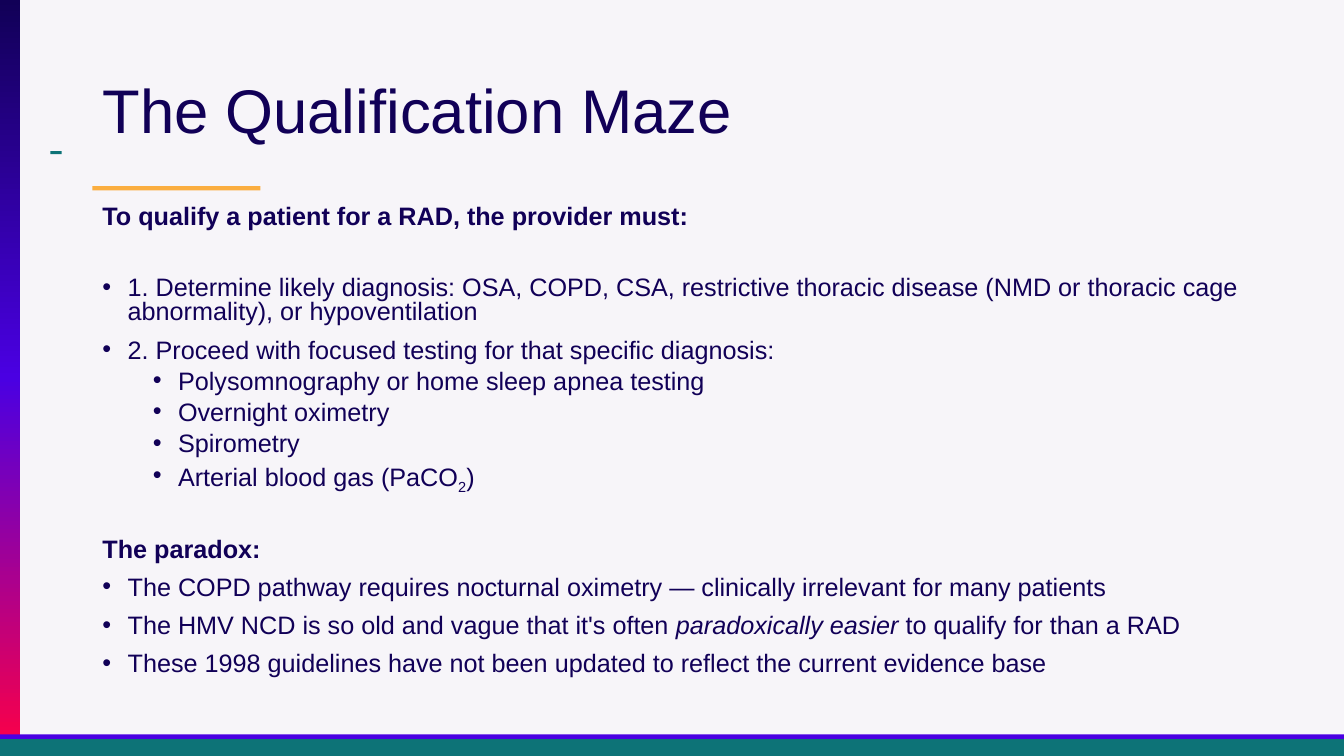
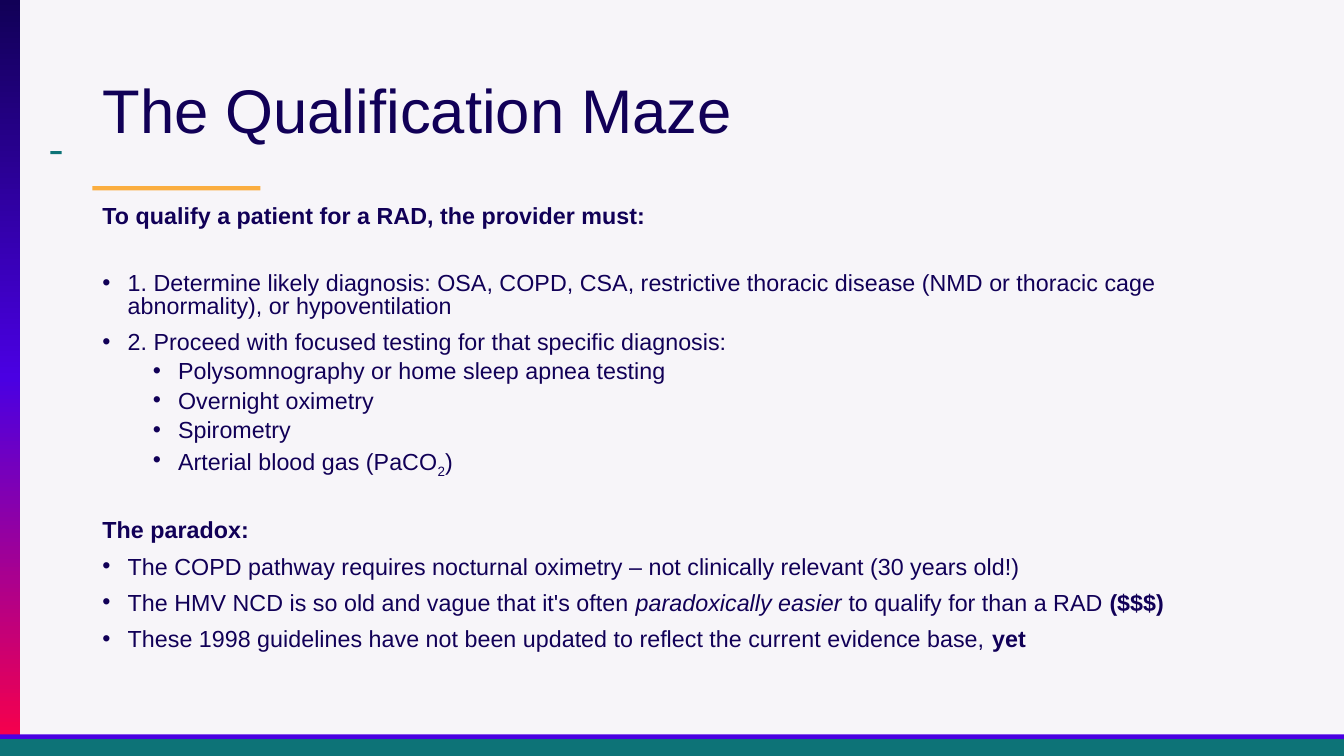
Before and after one commit to reblocke/clinical_talks, a slide deck: slide 33 of archive/Presentations/Locke Utah ACP OHS 2026.pptx (slide 36 before the commit). Drawn at 1344x756 pixels with LibreOffice and Linux fonts; fonts in the diff are those of the drawing. Boxes give left, top, right and bottom in pixels: in the first picture for what was removed or moved away, otherwise in the second. Text is boxed around its words. In the diff, an @@ line names an element or a change of style, - is before the commit and + after.

```diff
--- a/archive/Presentations/Locke Utah ACP OHS 2026.pptx
+++ b/archive/Presentations/Locke Utah ACP OHS 2026.pptx
@@ text at [102,207,1156,543]: size 18 to 16.6 pt in "To qualify a patient for a RAD, ...", "1. Determine likely diagnosis: OSA, COPD, CSA, ...", "2. Proceed with focused testing for that ...", "Polysomnography or home sleep apnea testing" and 4 more places @@
@@ text at [128,558,1102,652]: text changed; size 18 to 16.6 pt @@
-• The COPD pathway requires nocturnal oximetry — clinically irrelevant for many patients
-• The HMV NCD is so old and vague that it's often paradoxically easier to qualify for than a RAD
-• These 1998 guidelines have not been updated to reflect the current evidence base
+• The COPD pathway requires nocturnal oximetry – not clinically relevant (30 years old!)
+• The HMV NCD is so old and vague that it's often paradoxically easier to qualify for than a RAD ($$$)
+• These 1998 guidelines have not been updated to reflect the current evidence base, yet
```
Also in this commit, not shown: 25 other slides changed, 8 slides added, 7 slides removed.
